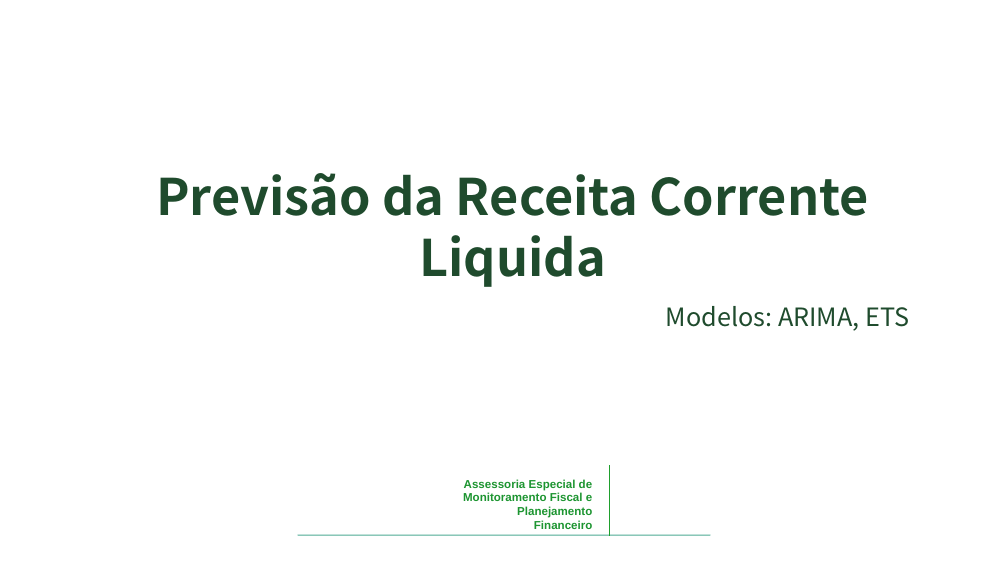
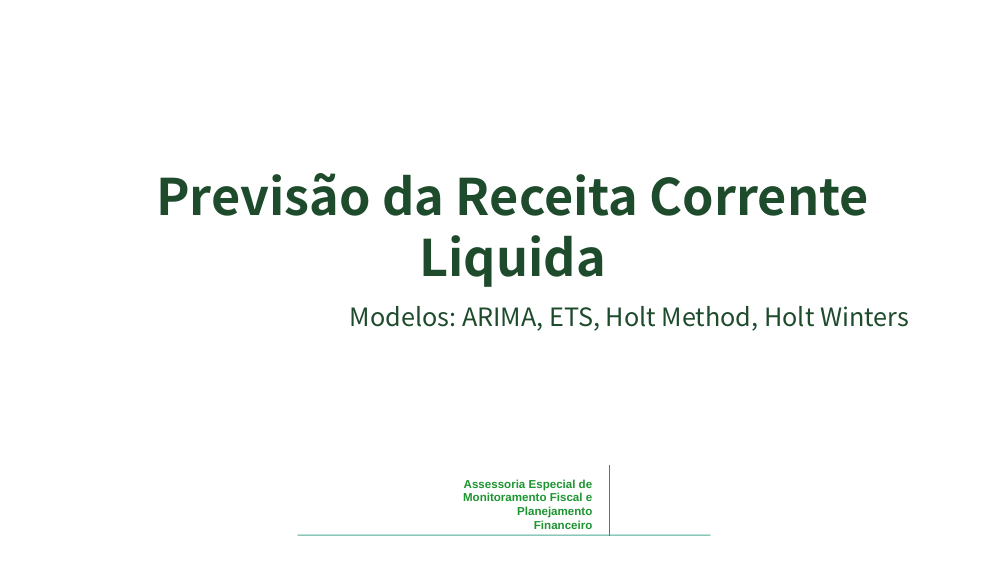
Before and after one commit to raphaellima1/Previs-o-RCL, a slide deck: slide 1 of Estimativa de receitas.pptx. Drawn at 1008x567 pixels with LibreOffice and Linux fonts; fonts in the diff are those of the drawing; background and template pictures are left out. Boxes give left, top, right and bottom in pixels: in the first picture for what was removed or moved away, otherwise in the second. Text is boxed around its words. In the diff, an @@ line names an element or a change of style, - is before the commit and + after.

```diff
--- a/Estimativa de receitas.pptx
+++ b/Estimativa de receitas.pptx
@@ subtitle at (x1=350, y1=306, x2=909, y2=331): text changed @@
-Modelos: ARIMA, ETS
+Modelos: ARIMA, ETS, Holt Method, Holt Winters
```
Also in this commit, not shown: 3 other slides changed, 3 slides added, 10 other files.
